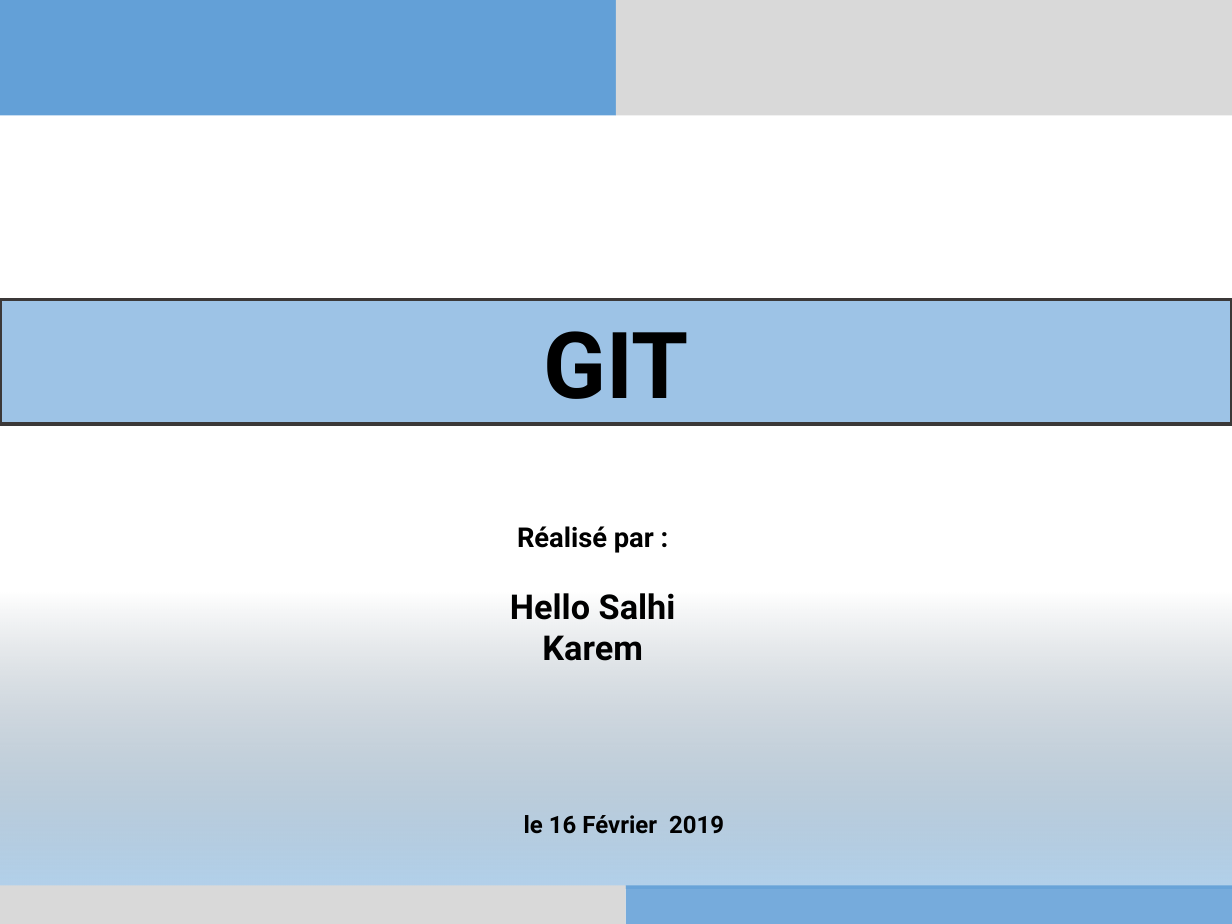
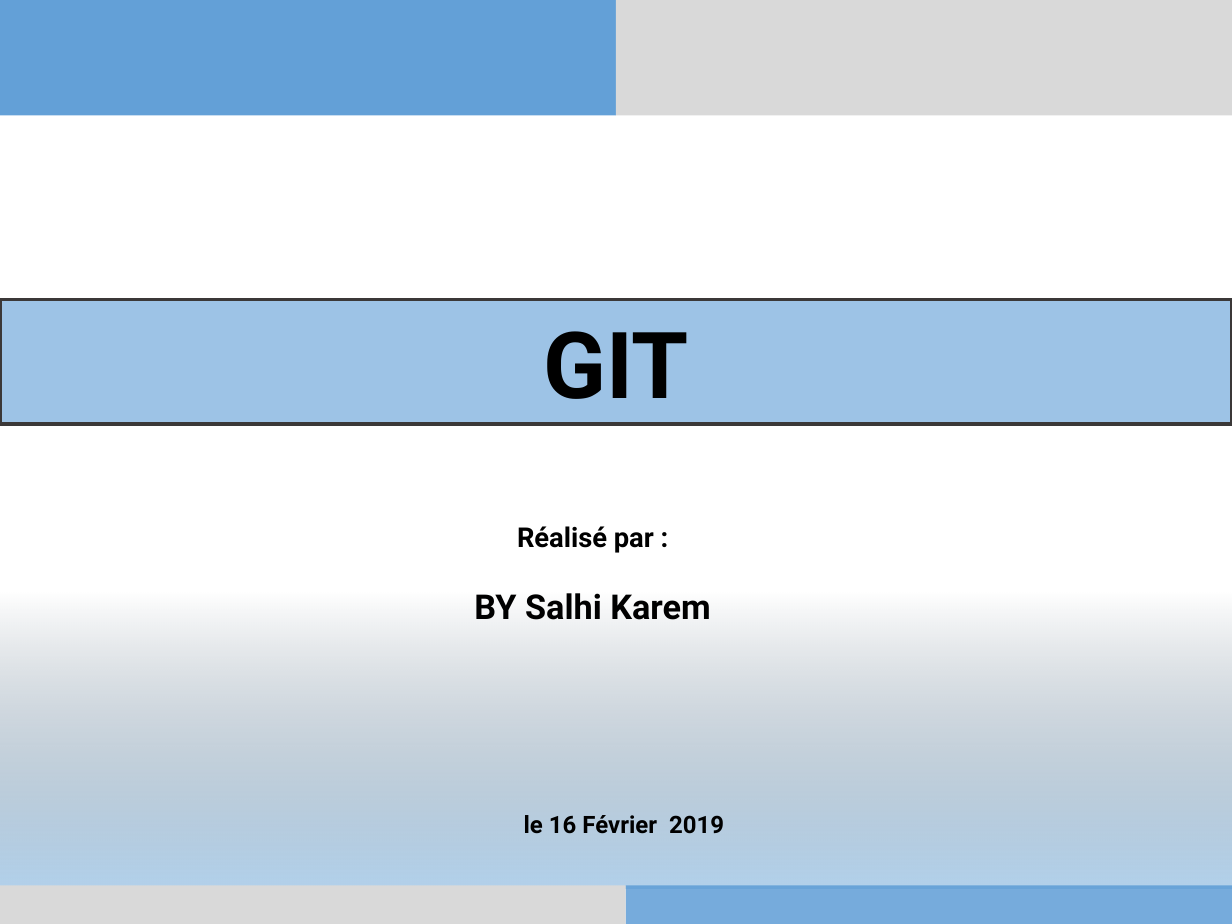
Before and after one commit to KaremSalhi/Gittest, a slide deck: slide 1 of Pres-Git.pptx. Drawn at 1232x924 pixels with LibreOffice and Linux fonts; fonts in the diff are those of the drawing. Boxes give left, top, right and bottom in pixels: in the first picture for what was removed or moved away, otherwise in the second. Text is boxed around its words. In the diff, an @@ line names an element or a change of style, - is before the commit and + after.

Commit message:
Presentation de Git version3

```diff
--- a/Pres-Git.pptx
+++ b/Pres-Git.pptx
@@ text at [474, 593, 710, 620]: text changed @@
-Hello Salhi Karem
+BY Salhi Karem
```
